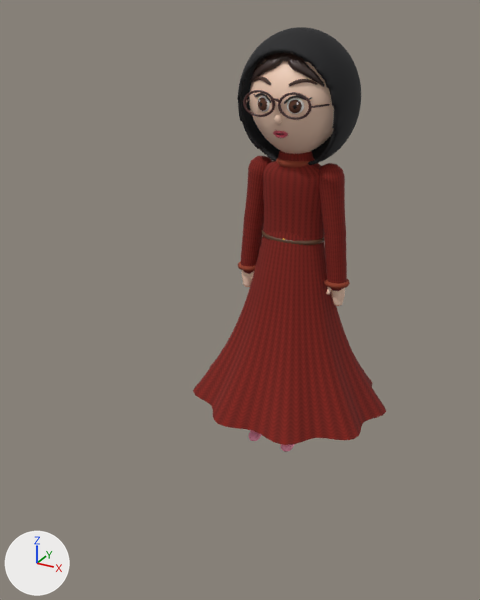
Renders of the Blender file assets/blender/avatar.blend from each side of a commit.
One viewpoint serves both versions: a camera (50 mm lens) standing at (1.23, -2.75, 2.06) and looking at (-0.11, -0.32, 0.84). Every picture has the same lights, and +X, +Y and +Z are marked at lower left. The first picture is the older version.

Names of what the first picture shows: 'Mesh_Dress', 'Mesh_Hair', 'Mesh_Hijab', 'Mesh_Skin' and 9 more.
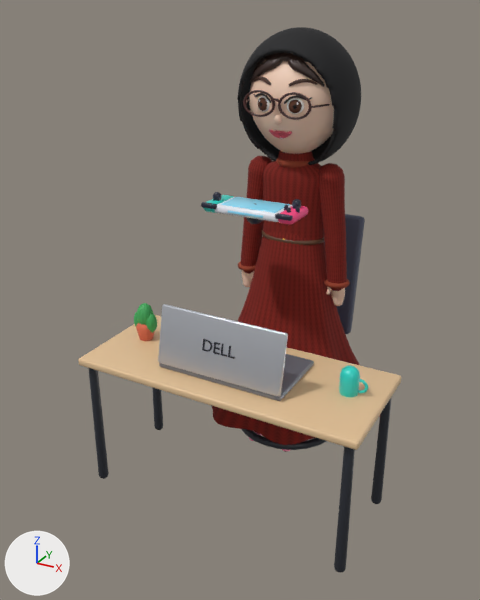
Commit message: Avatar: sit her at a desk with a Dell laptop

Pixel boxes [x1, y1, x2, y2] of what changed, in the pictures (480 x 600 px):
'Mesh_DeskTopWood', added (beige)
    after: [78, 315, 402, 450]
'Mesh_DeskLaptopSilver', added
    after: [158, 304, 288, 397]
'Mesh_DeskLaptopDark', added
    after: [88, 339, 392, 573]
'Mesh_DeskChair', added
    after: [324, 214, 365, 334]
'Mesh_DeskLaptopBase', added
    after: [159, 354, 314, 401]
'Mesh_ConsoleScreen', added (cyan)
    after: [221, 197, 290, 218]
'Mesh_DeskMug', added (cyan)
    after: [339, 365, 368, 397]
'Mesh_ConsoleBody', added
    after: [215, 197, 292, 222]
'Mesh_ConsoleDark', added
    after: [201, 192, 301, 224]
'Mesh_DeskLeaf', added (green)
    after: [134, 303, 157, 333]
'Mesh_ConsolePink', added
    after: [278, 206, 308, 224]
'Mesh_DeskPot', added
    after: [136, 323, 155, 341]
'Mesh_ConsoleTeal', added
    after: [203, 195, 233, 213]

The change, as a list of edits to the scene's bpy script:
```text
Add ob_mesh_desklaptopsilver:
    ob_mesh_desklaptopsilver = bpy.data.objects.new('Mesh_DeskLaptopSilver', me_cube_011)  # 96 vertices, 98 faces; spans x -0.29..0.29, y -0.727..-0.659, z 0.664..0.919; in mat_desklaptopsilver (light grey #c9ccd3)
    ob_mesh_desklaptopsilver.location = (0.0, 0.0, 0.0)
Add ob_mesh_desklaptopbase:
    ob_mesh_desklaptopbase = bpy.data.objects.new('Mesh_DeskLaptopBase', me_cube_010)  # 96 vertices, 98 faces; spans x -0.29..0.29, y -0.72..-0.38, z 0.64..0.664; in mat_desklaptopbase (grey #8d929d)
    ob_mesh_desklaptopbase.location = (0.0, 0.0, 0.0)
Add ob_mesh_deskchair:
    ob_mesh_deskchair = bpy.data.objects.new('Mesh_DeskChair', me_cube_008)  # 192 vertices, 196 faces; spans x -0.23..0.23, y -0.08..0.37, z 0.37..1.108; in mat_deskchair (greyish blue #4b4f63)
    ob_mesh_deskchair.location = (0.0, 0.0, 0.0)
Add ob_mesh_deskleaf:
    ob_mesh_deskleaf = bpy.data.objects.new('Mesh_DeskLeaf', me_sphere_015)  # a UV sphere (12 segments, 8 rings, poles along z) spanning x -0.54..-0.46, y -0.56..-0.48, z 0.697..0.817; a UV sphere (12 segments, 8 rings, poles along z) spanning x -0.56..-0.5, y -0.55..-0.49, z 0.677..0.777; a UV sphere (12 segments, 8 rings, poles along z) spanning x -0.5..-0.44, y -0.55..-0.49, z 0.677..0.777; in mat_deskleaf (green #3fa85a)
    ob_mesh_deskleaf.location = (0.0, 0.0, 0.0)
Add ob_mesh_deskpot:
    ob_mesh_deskpot = bpy.data.objects.new('Mesh_DeskPot', me_plantpot)  # 122 vertices, 140 faces; spans x -0.545..-0.455, y -0.565..-0.475, z 0.609..0.743; in mat_deskpot (orange #d96c4f)
    ob_mesh_deskpot.location = (0.0, 0.0, 0.0)
Add ob_mesh_deskmug:
    ob_mesh_deskmug = bpy.data.objects.new('Mesh_DeskMug', me_mug)  # 218 vertices, 236 faces; spans x 0.46..0.578, y -0.56..-0.48, z 0.603..0.758; in mat_deskmug (cyan #2ed3c6)
    ob_mesh_deskmug.location = (0.0, 0.0, 0.0)
Add ob_mesh_desklaptopdark:
    ob_mesh_desklaptopdark = bpy.data.objects.new('Mesh_DeskLaptopDark', me_deskleg1_1)  # 826 vertices, 786 faces; spans x -0.629..0.629, y -0.809..0.3, z -0.024..0.82; in mat_desklaptopdark (dark grey #2b2e36)
    ob_mesh_desklaptopdark.location = (0.0, 0.0, 0.0)
Add ob_mesh_desktopwood:
    ob_mesh_desktopwood = bpy.data.objects.new('Mesh_DeskTopWood', me_cube_007)  # 96 vertices, 98 faces; spans x -0.65..0.65, y -0.83..-0.28, z 0.605..0.64; in mat_desktopwood (beige #e3c196)
    ob_mesh_desktopwood.location = (0.0, 0.0, 0.0)
Add ob_mesh_consoledark:
    ob_mesh_consoledark = bpy.data.objects.new('Mesh_ConsoleDark', me_cube_004)  # 686 vertices, 756 faces; spans x -0.205..0.205, y -0.485..-0.337, z 1.235..1.355; in mat_consoledark (dark blue #23263a)
    ob_mesh_consoledark.location = (0.0, 0.0, 0.0)
Add ob_mesh_consolepink:
    ob_mesh_consolepink = bpy.data.objects.new('Mesh_ConsolePink', me_cube_003)  # 96 vertices, 98 faces; spans x 0.132..0.208, y -0.475..-0.305, z 1.279..1.321; in mat_consolepink (pink #ff4f8b)
    ob_mesh_consolepink.location = (0.0, 0.0, 0.0)
Add ob_mesh_consoleteal:
    ob_mesh_consoleteal = bpy.data.objects.new('Mesh_ConsoleTeal', me_cube_002)  # 96 vertices, 98 faces; spans x -0.208..-0.132, y -0.475..-0.305, z 1.279..1.321; in mat_consoleteal (cyan #2ed3c6)
    ob_mesh_consoleteal.location = (0.0, 0.0, 0.0)
Add ob_mesh_consolescreen:
    ob_mesh_consolescreen = bpy.data.objects.new('Mesh_ConsoleScreen', me_cube_001)  # 338 vertices, 364 faces; spans x -0.125..0.125, y -0.479..-0.322, z 1.244..1.321; in mat_consolescreen (cyan #8fe3ff)
    ob_mesh_consolescreen.location = (0.0, 0.0, 0.0)
Add ob_mesh_consolebody:
    ob_mesh_consolebody = bpy.data.objects.new('Mesh_ConsoleBody', me_cube)  # 96 vertices, 98 faces; spans x -0.15..0.15, y -0.475..-0.305, z 1.283..1.317; in mat_consolebody (white #eceff8)
    ob_mesh_consolebody.location = (0.0, 0.0, 0.0)
```
